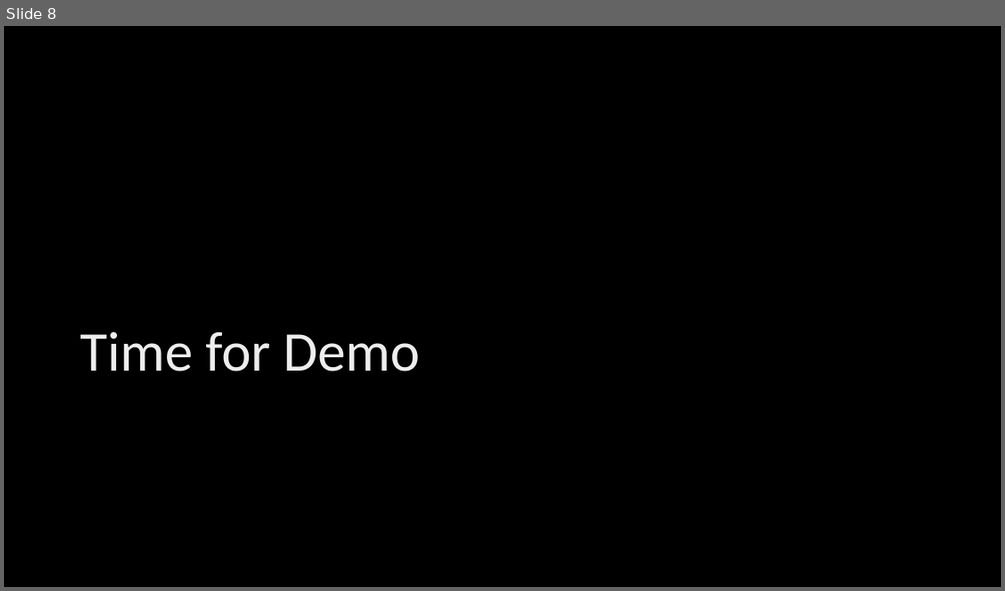
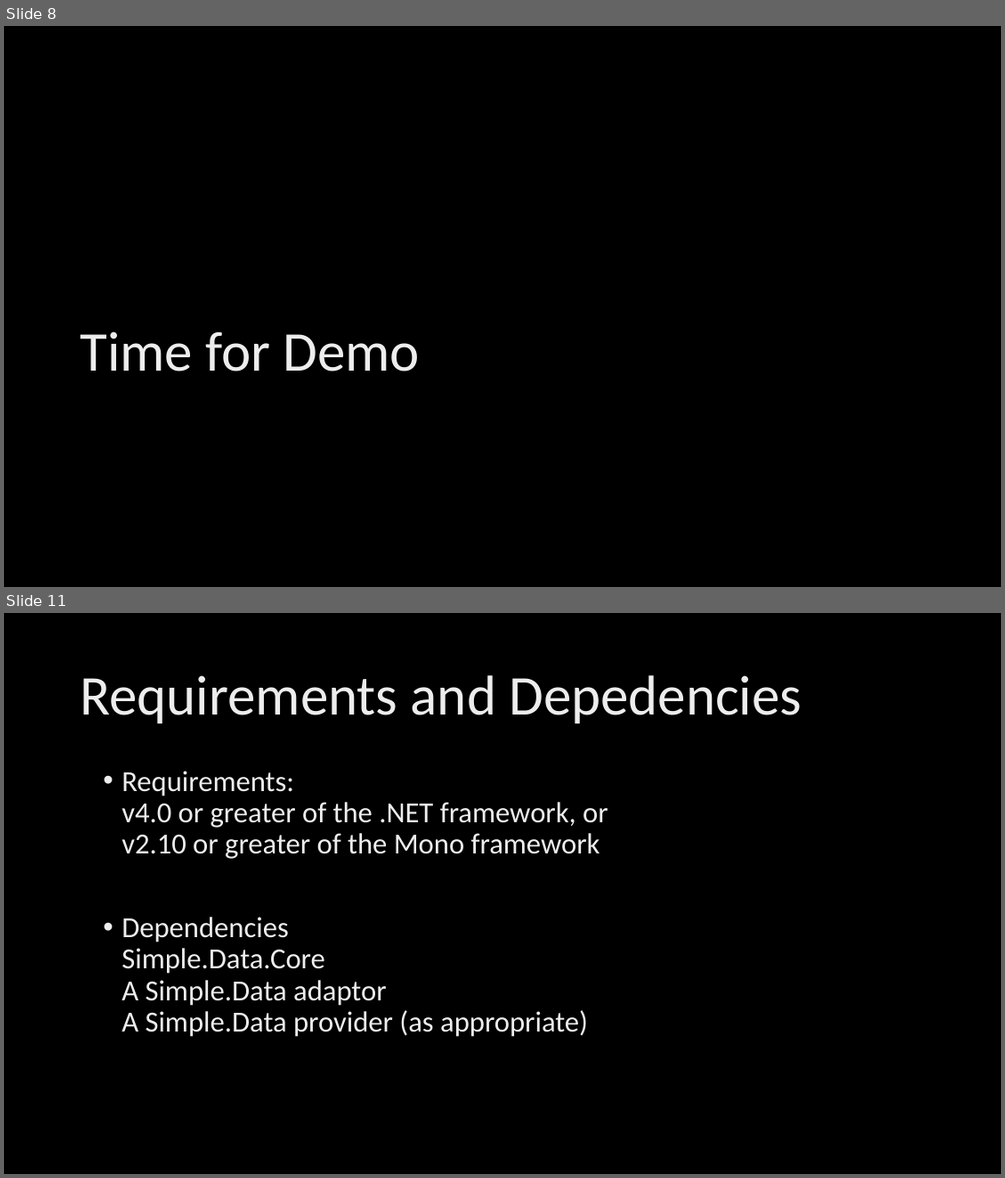
Before and after one commit to maksim-soldatenko/ADO_November_Lecture, a slide deck: Micro Orm/Micro ORM.pptx. Shown one above the other, each under a label of ours: slide 8 before the commit, slides 8 and 11 after it; the slides between them are not shown. The pictures are 1005x591 and 1005x1178 pixels, drawn with LibreOffice and Linux fonts; fonts in the diff are those of the drawing; background and template pictures are left out. Boxes give left, top, right and bottom in pixels: in the first picture for what was removed or moved away, otherwise in the second. Text is boxed around its words. In the diff, an @@ line names an element or a change of style, - is before the commit and + after.

```diff
--- a/Micro Orm/Micro ORM.pptx
+++ b/Micro Orm/Micro ORM.pptx
@@ slide 11 added at <box>4,613,1001,1174</box>, background picture (left out) @@
@@ title added at <box>80,675,801,723</box>, 54 pt, text gradient #BFBFBF to #EDEDED to #FFFFFF @@
+Requirements and Depedencies
@@ text added at <box>121,771,608,1037</box>, 28 pt, text gradient #BFBFBF to #EDEDED to #FFFFFF @@
+• Requirements:
+  v4.0 or greater of the .NET framework, or
+  v2.10 or greater of the Mono framework
+• Dependencies
+  Simple.Data.Core
+  A Simple.Data adaptor
+  A Simple.Data provider (as appropriate)
```
Also in this commit, not shown: 5 other slides added, 4 other files.
